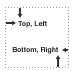
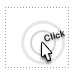
Comparing the layer stacks of the two (75, 75) images. Changes:
added group "clickable layouts" with 3 layers above "absolute" over [6, 8, 68, 67]
added layer "cursor copy 3" in group "clickable layouts" over [42, 42, 52, 61]
added layer "Click copy" in group "clickable layouts" over [21, 20, 66, 65]
added layer "ants copy 22" in group "clickable layouts" over [6, 8, 68, 67]
hid group "absolute" (4 layers) over [6, 8, 68, 67]
